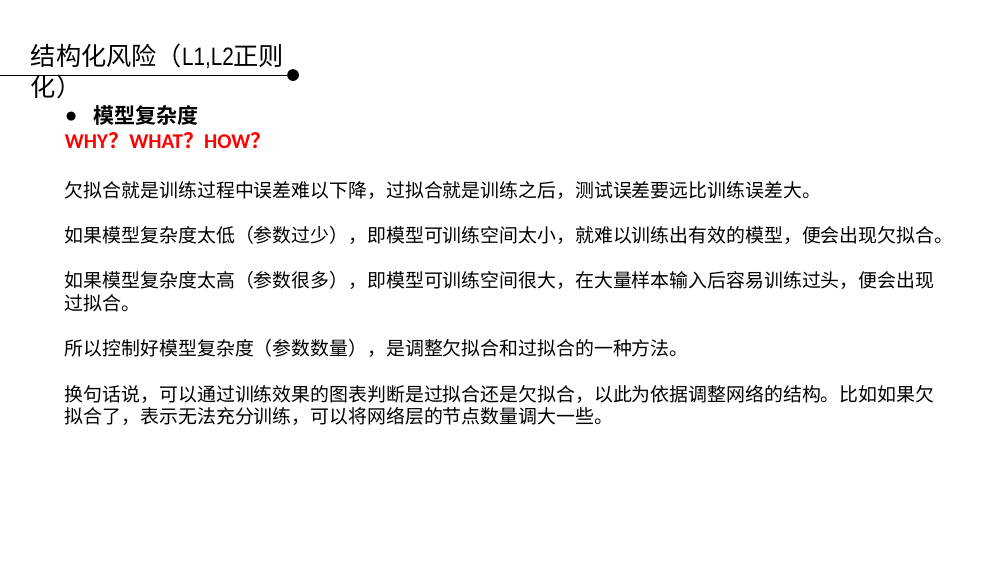
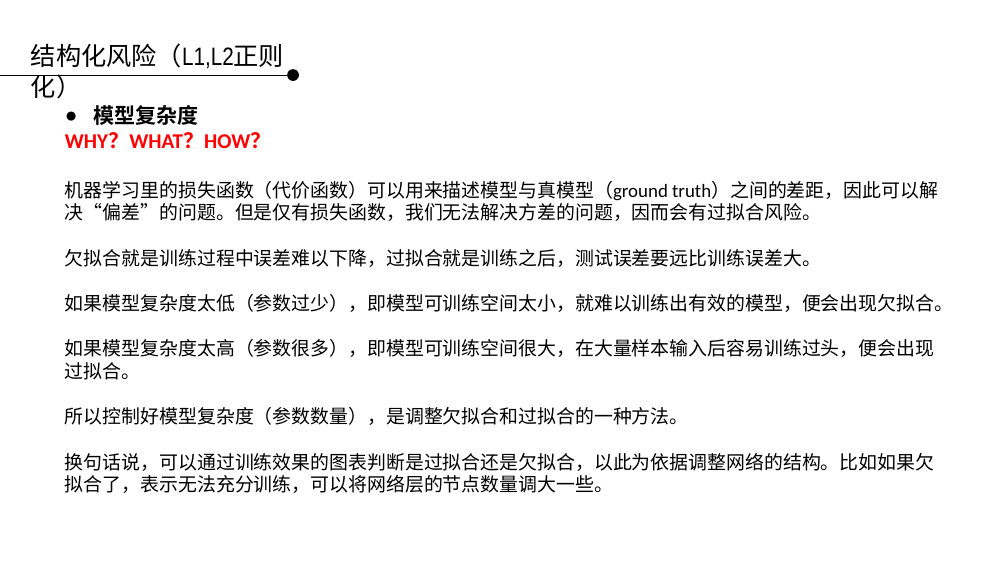
Before and after one commit to applepip/Big_Data, a slide deck: slide 15 of 产品大数据分析与建模/大数据分析与建模 - 函数与概念 第二-2讲 - 补充.pptx. Drawn at 1008x567 pixels with LibreOffice and Linux fonts; fonts in the diff are those of the drawing; background and template pictures are left out. Boxes give left, top, right and bottom in pixels: in the first picture for what was removed or moved away, otherwise in the second. Text is boxed around its words. In the diff, an @@ line names an element or a change of style, - is before the commit and + after.

```diff
--- a/产品大数据分析与建模/大数据分析与建模 - 函数与概念 第二-2讲 - 补充.pptx
+++ b/产品大数据分析与建模/大数据分析与建模 - 函数与概念 第二-2讲 - 补充.pptx
@@ text at [65,181,938,221]: paragraph added @@
+机器学习里的损失函数（代价函数）可以用来描述模型与真模型（ground truth）之间的差距，因此可以解决“偏差”的问题。但是仅有损失函数，我们无法解决方差的问题，因而会有过拟合风险。
```
Also in this commit, not shown: 2 slides added.
